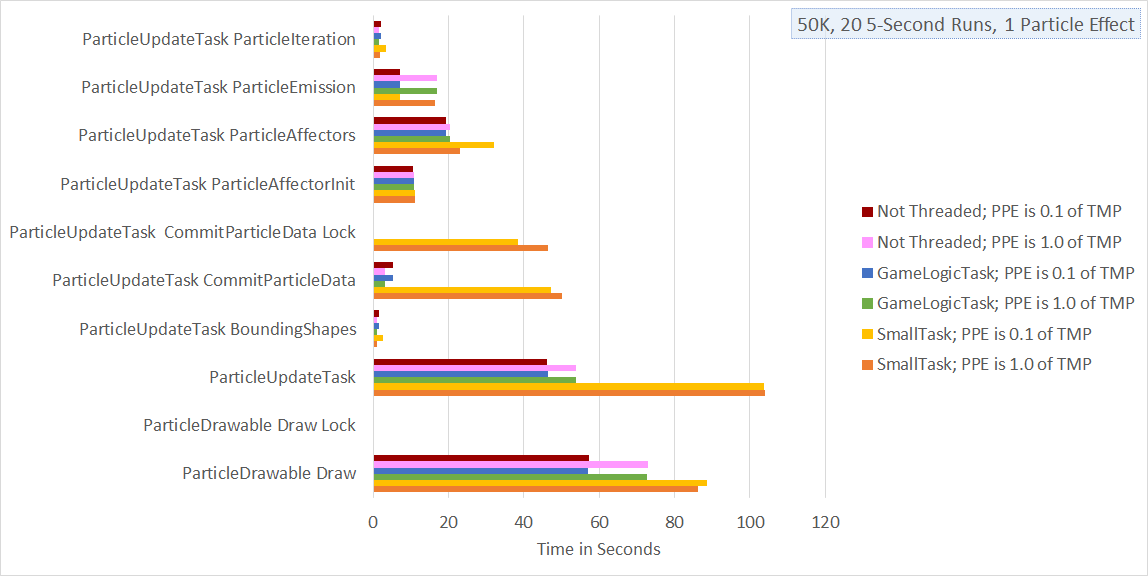
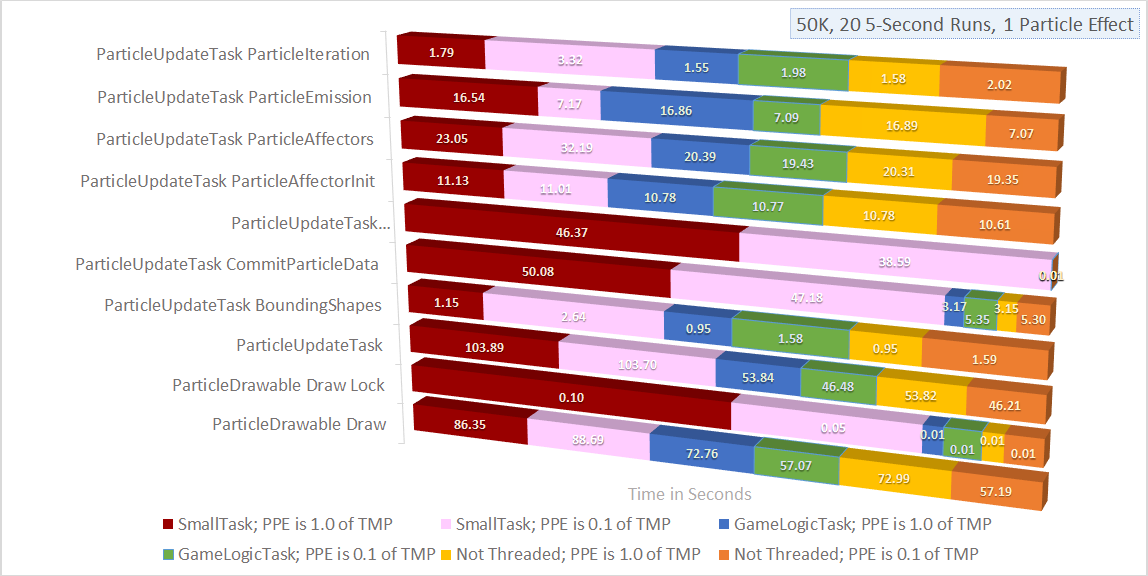
Layered file, before and after one edit (1148px x 576px). Changes by layer:
added layer "Layer 3" above "Layer 2" over [1, 0, 1147, 575]
